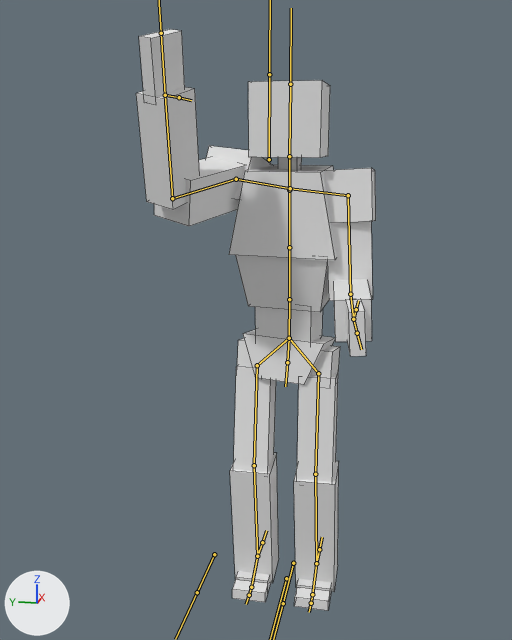
The FBX model FBXFILES/PlayerBase.fbx, before and after one commit.
Before and after are seen from a 50 mm lens placed at (-533.0, -80.0, 360.0), pointed at (-51.0, 16.0, 239.0). Every picture has the same lights, and +X, +Y and +Z are marked at lower left. Both versions are drawn at frame 10 of the action 'PlayerSkeleton|1HMeleeAttack'; the numbers are the values there. The bones that bend it are drawn over the model as lines. Mesh edges are drawn as thin lines.

Names of what the first picture shows: 'PlayerObj'.
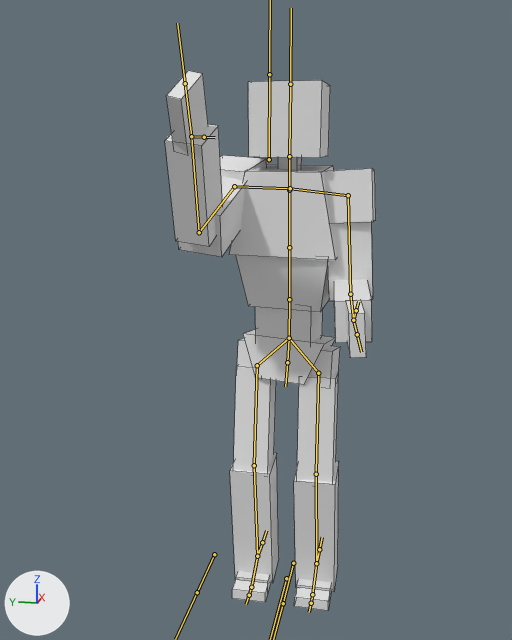
Changed parts and their boxes (x1, y1, x2, y2) in the pictures (512 x 640 px):
'PlayerObj', posed (12% narrower, 7% shorter)
    before: (136, 29, 376, 611)
    after: (165, 71, 376, 611)
bone 'RShoulder', root to tip
    before: (290, 188) to (236, 179)
    after: (290, 188) to (234, 186)
bone 'RUpperArm', root to tip
    before: (236, 179) to (172, 198)
    after: (234, 186) to (199, 232)
bone 'RForearm', root to tip
    before: (172, 198) to (165, 95)
    after: (199, 232) to (191, 136)
bone 'RHand', root to tip
    before: (165, 95) to (161, 33)
    after: (191, 136) to (185, 83)

Patch to the scene script:
```diff
--- a/FBXFILES/PlayerBase.fbx.py
+++ b/FBXFILES/PlayerBase.fbx.py
@@ bone_rshoulder @@
 bone_rshoulder = bpy.data.objects['PlayerSkeleton'].pose.bones['RShoulder']  # child of 'ShoulderControl'
-bone_rshoulder.rotation_quaternion = (0.588, -0.07, 0.794, -0.137)  # degrees (48, 114, 42)
+bone_rshoulder.rotation_quaternion = (0.788, -0.037, 0.607, -0.098)  # degrees (-34, 72, -39)
@@ bone_rupperarm @@
 bone_rupperarm = bpy.data.objects['PlayerSkeleton'].pose.bones['RUpperArm']  # child of 'RShoulder'
-bone_rupperarm.rotation_quaternion = (0.714, 0.13, -0.2, -0.658)  # degrees (27, -7, -87)
+bone_rupperarm.rotation_quaternion = (0.657, 0.004, -0.086, -0.749)  # degrees (8, -6, -98)
@@ bone_rforearm @@
 bone_rforearm = bpy.data.objects['PlayerSkeleton'].pose.bones['RForearm']  # child of 'RUpperArm'
-bone_rforearm.rotation_quaternion = (0.755, -0.656, 0.0, 0.0)  # degrees (-82, 0, 0)
+bone_rforearm.rotation_quaternion = (0.73, -0.684, 0.0, 0.0)  # degrees (-86, 0, 0)
@@ bone_rhand @@
 bone_rhand = bpy.data.objects['PlayerSkeleton'].pose.bones['RHand']  # child of 'RForearm'
-bone_rhand.rotation_quaternion = (0.708, -0.004, -0.707, 0.004)  # degrees (-83, -89, 83)
+bone_rhand.rotation_quaternion = (0.665, 0.044, -0.74, -0.085)  # degrees (-61, -102, 58)
```
